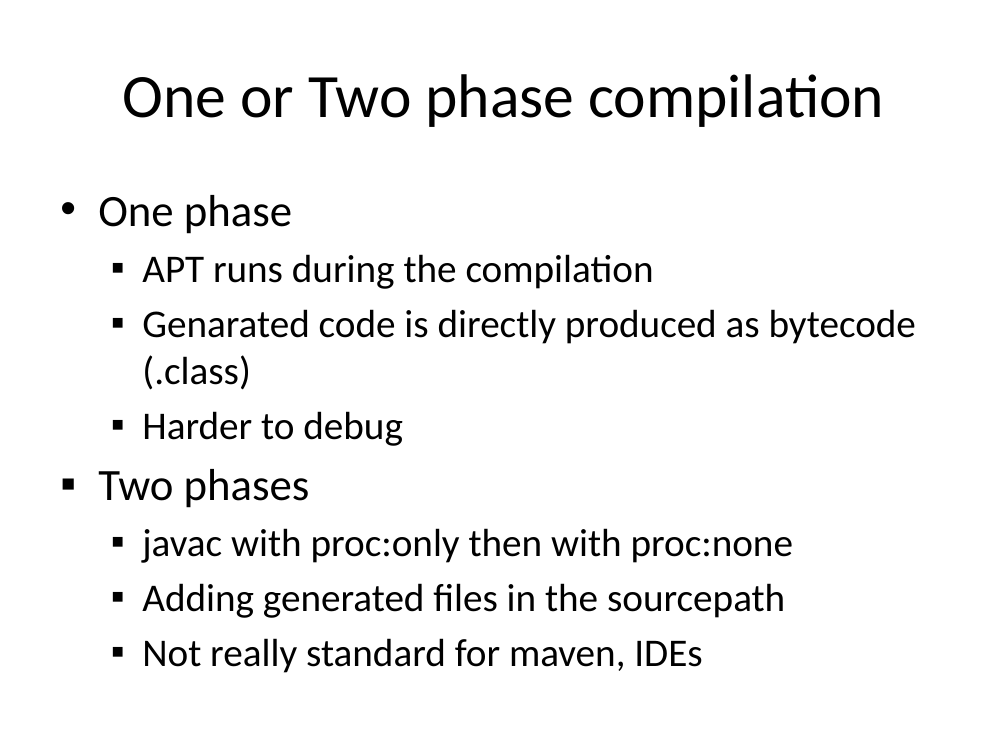
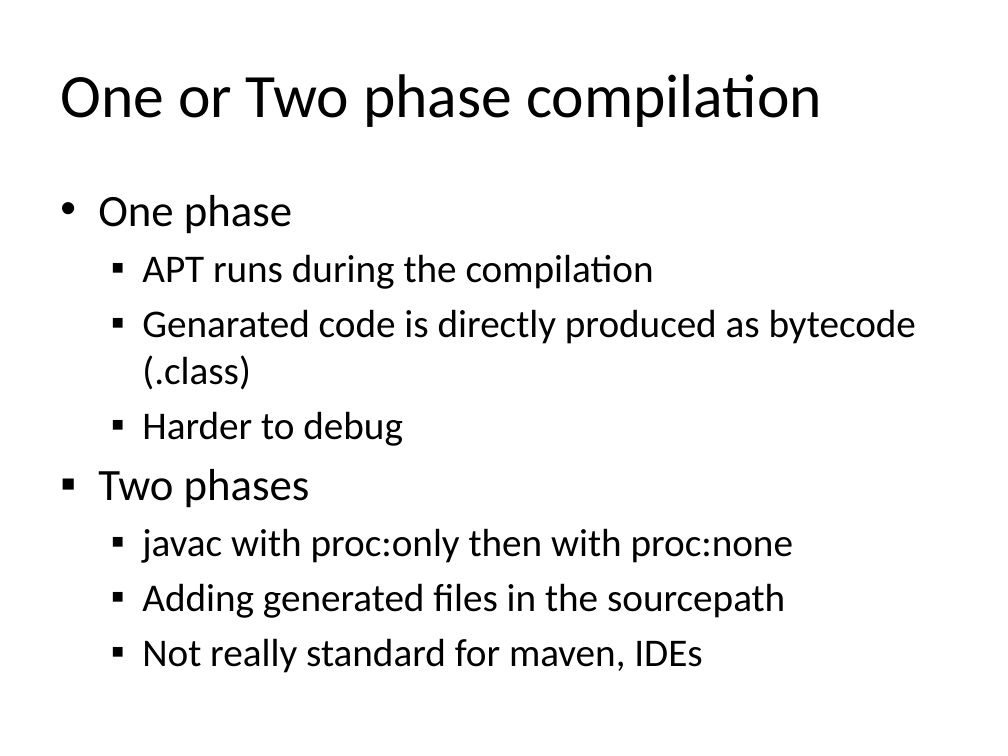
Before and after one commit to dbaeli/ez18n, a slide deck: slide 24 of ez18n-slides/javaone-2012/ez18n_javaone2012.pptx (slide 21 before the commit). Drawn at 1008x756 pixels with LibreOffice and Linux fonts; fonts in the diff are those of the drawing; background and template pictures are left out. Boxes give left, top, right and bottom in pixels: in the first picture for what was removed or moved away, otherwise in the second. Text is boxed around its words. In the diff, an @@ line names an element or a change of style, - is before the commit and + after.

```diff
--- a/ez18n-slides/javaone-2012/ez18n_javaone2012.pptx
+++ b/ez18n-slides/javaone-2012/ez18n_javaone2012.pptx
@@ title "One or Two phase compilation" at (x1=60, y1=74, x2=822, y2=127): alignment centre to left @@
```
Also in this commit, not shown: 8 other slides changed, 10 slides added, 13 slides removed.
